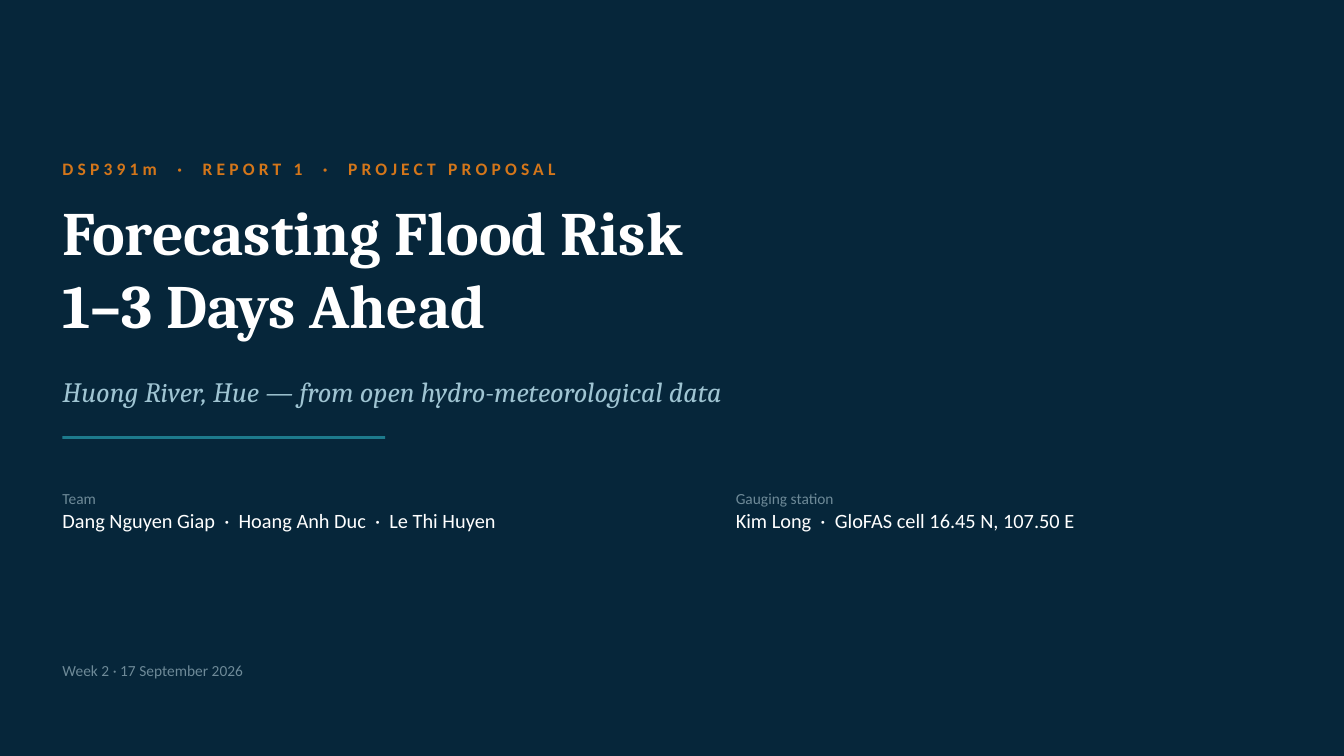
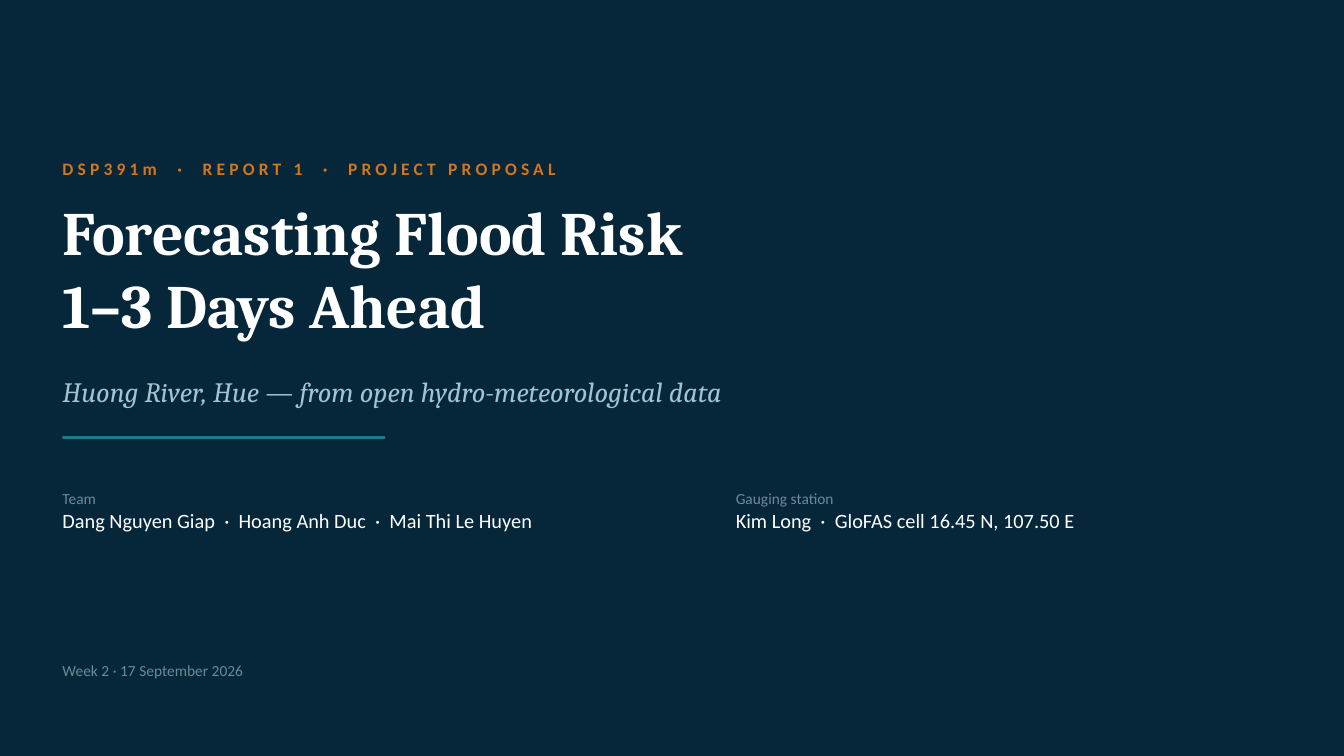
Before and after one commit to GiapDN-13/DSP391m-flood-forecast, a slide deck: slide 1 of reports/report1/slides/DSP391m_Report1_Proposal.pptx. Drawn at 1344x756 pixels with LibreOffice and Linux fonts; fonts in the diff are those of the drawing. Boxes give left, top, right and bottom in pixels: in the first picture for what was removed or moved away, otherwise in the second. Text is boxed around its words. In the diff, an @@ line names an element or a change of style, - is before the commit and + after.

```diff
--- a/reports/report1/slides/DSP391m_Report1_Proposal.pptx
+++ b/reports/report1/slides/DSP391m_Report1_Proposal.pptx
@@ text at box(62, 514, 532, 532): text changed @@
-Dang Nguyen Giap · Hoang Anh Duc · Le Thi Huyen
+Dang Nguyen Giap · Hoang Anh Duc · Mai Thi Le Huyen
```
Also in this commit, not shown: 10 other files.
